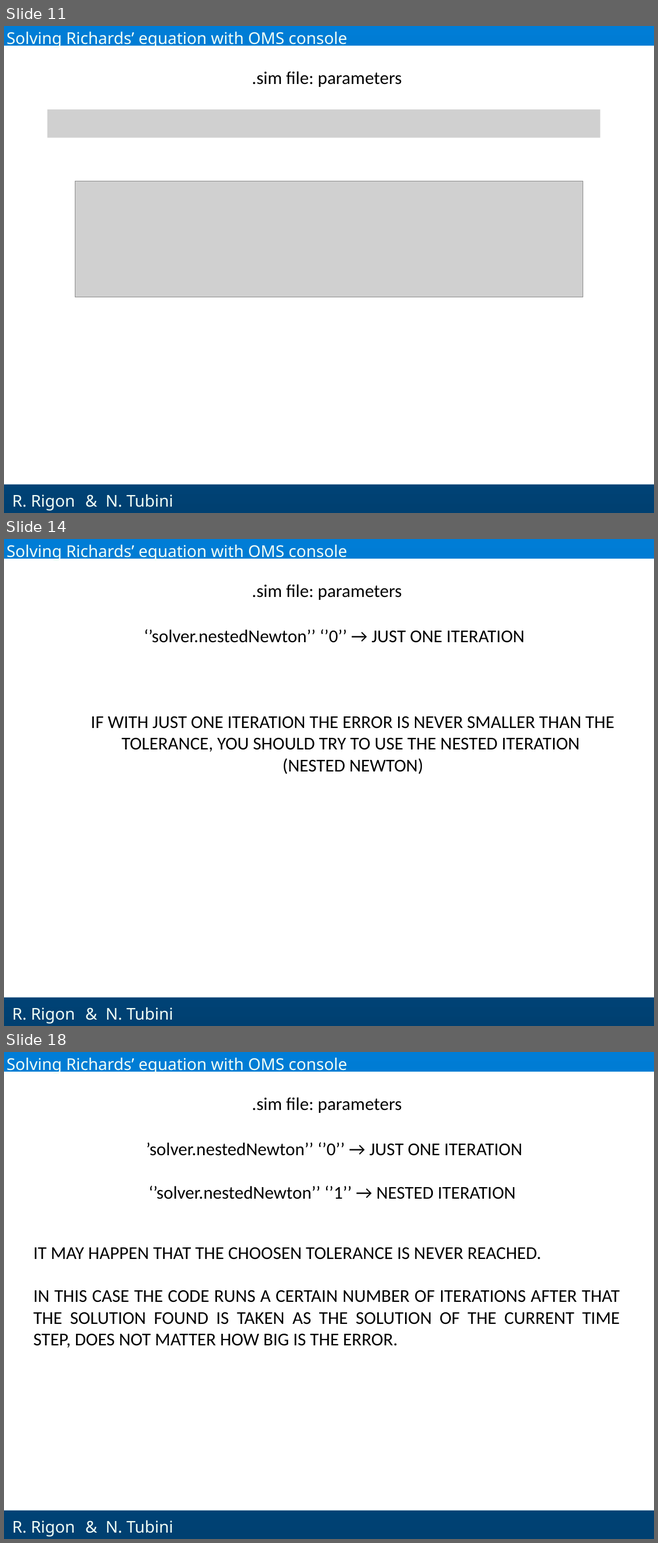
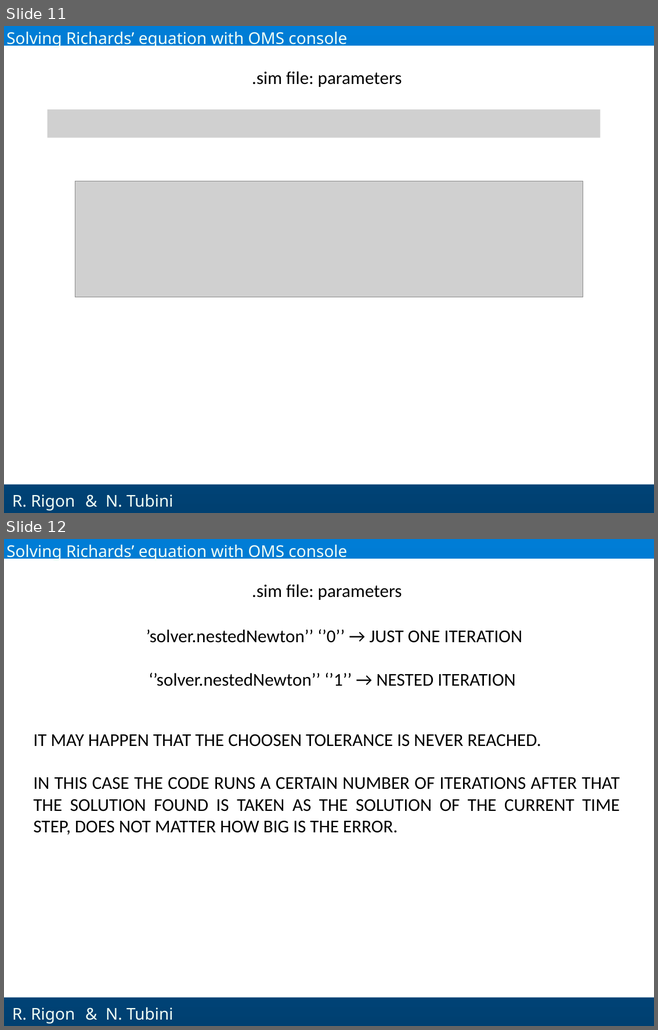
Before and after one commit to GEOframeOMSProjects/OMS_Project_Richards1D, a slide deck: Materials/Richards_English.pptx. Shown one above the other, each under a label of ours: slides 11, 14 and 18 before the commit, slides 11 and 12 after it; the slides between them are not shown. The pictures are 658x1543 and 658x1030 pixels, drawn with LibreOffice and Linux fonts; fonts in the diff are those of the drawing; grey boxes stand for pictures; background and template pictures are left out. Boxes give left, top, right and bottom in pixels: in the first picture for what was removed or moved away, otherwise in the second. Text is boxed around its words. In the diff, an @@ line names an element or a change of style, - is before the commit and + after.

```diff
--- a/Materials/Richards_English.pptx
+++ b/Materials/Richards_English.pptx
@@ slide 14 removed at (4,539,654,1026), background gradient #007DD6 to #004071; not listed: 2 template elements that a slide beside it also shows @@
@@ text removed at (6,544,347,561) @@
-Solving Richards’ equation with OMS console
@@ text removed at (252,584,402,600) @@
-.sim file: parameters
@@ text removed at (144,629,524,643) @@
-‘’solver.nestedNewton’’ ‘’0’’ → JUST ONE ITERATION
@@ text removed at (91,716,614,774) @@
-IF WITH JUST ONE ITERATION THE ERROR IS NEVER SMALLER THAN THE TOLERANCE, YOU SHOULD TRY TO USE THE NESTED ITERATION
-(NESTED NEWTON)
@@ text removed at (106,1007,173,1020) @@
-& N. Tubini
@@ what was slide 18 is now slide 12 @@
```
Also in this commit, not shown: 3 slides changed, 9 other slides removed.
